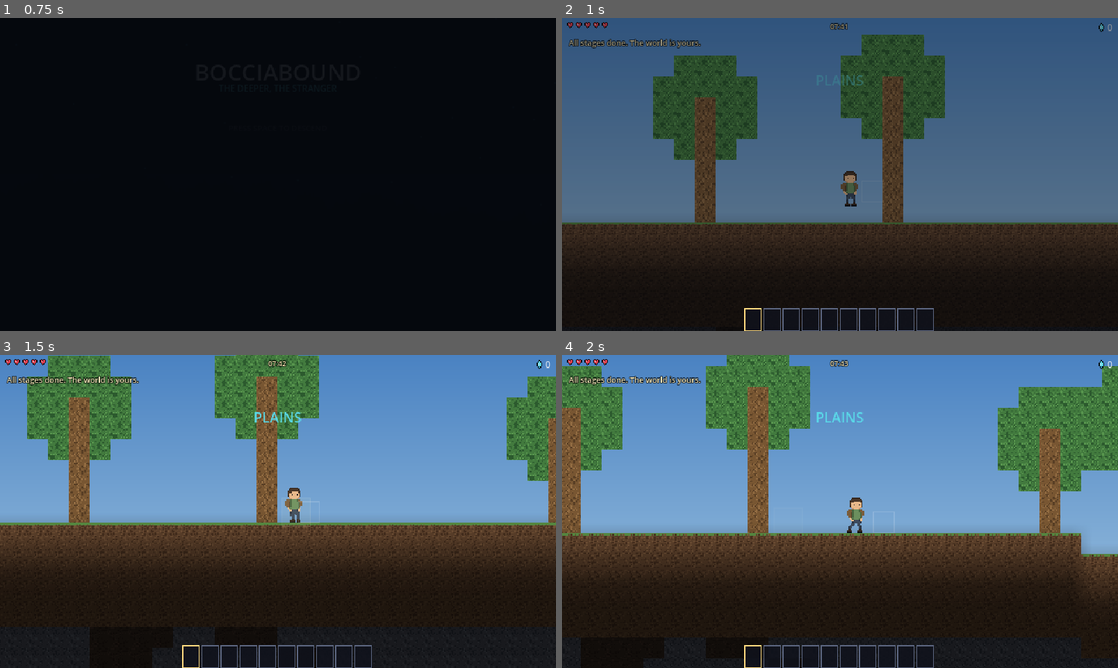
Above: before the commit, frames 1-4 (two rows, left to right).
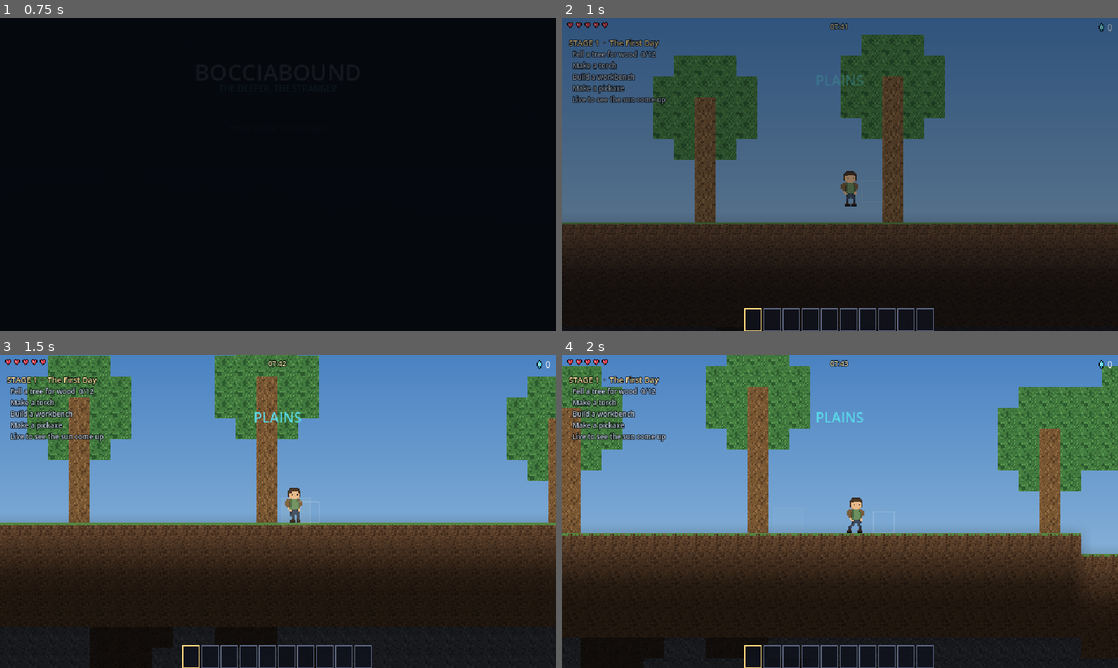
Above: after the commit, the same moments.

Repository: vinceovereem/abyssbound
Game: Godot game, scene res://scenes/main.tscn
The game is run twice, just before and just after one commit, with the same random seed, the same clock (stepped at 60 frames per second) and the same inputs.
Inputs (mouse positions are in pixels of both pictures, inside the frame that each line leads up to):
- Up to frame 1 (0.75 s): tap Space (jump) at 0.5 s; move the mouse to (400, 158) at 0.52 s; hold D (move_right) from 0.53 s (still down); hold G (place) from 0.53 s (still down); click (400, 158) at 0.67 s
- Up to frame 2 (1 s): keep holding D (move_right); keep holding G (place); tap Space (jump) at 0.77 s
- Up to frame 3 (1.5 s): keep holding D (move_right); move the mouse to (166, 527) at 1.27 s; release G (place) at 1.28 s; tap X (attack) at 1.35 s
- Up to frame 4 (2 s): keep holding D (move_right); tap Space (jump) at 1.52 s; tap G (place) at 1.55 s

Frame 1 is identical in both runs. In frame 2, 1.5% of the frame differs, in the area x 1-25%, y 6-28%; in frame 3, 1.5%; in frame 4, 1.5%.

Commit message:
put the Abyss back, as a hub rather than a corridor
Taking it out was right about the symptom and wrong about the cause. The
problem was never that a chasm existed, it was that it was the only
interesting place to go. Now that the caves stand on their own, the two
work on each other: cave systems open onto the chasm wall at every
depth, so the Abyss is somewhere the underground leads rather than
somewhere you are funnelled. Forty six openings down one side, checked.

It widens as it falls, wanders rather than dropping straight, carries a
lip of harder rock along its wall so the edge reads as an edge, and
keeps rock behind it below the rim so the mouth does not read as a cliff
over open sky. That last one was a real bug the first time round.

The rim can be stood on, which is where Beiral goes and what the concept
sheet is a picture of.

Also fixes an autoload ordering bug a screenshot found: Ui loaded before
Goals, so the HUD asked an empty stage list whether the game was
finished and was told yes. A brand new world announced "All stages
done". Ui now loads after what it reads, and an empty list is no longer
treated as a finished one.

207 world checks, 39 smoke, 6 start, 18 play.

Co-Authored-By: Claude Opus 5 (1M context) <noreply@anthropic.com>

Diff:
--- a/project.godot
+++ b/project.godot
@@ -20,9 +20,9 @@
 [autoload]
 
 Game="*res://scripts/game.gd"
-Ui="*res://scenes/ui/hud.tscn"
 DayClock="*res://scripts/clock.gd"
 Goals="*res://scripts/objectives.gd"
+Ui="*res://scenes/ui/hud.tscn"
 
 [display]
 
--- a/scripts/objectives.gd
+++ b/scripts/objectives.gd
@@ -60,8 +60,11 @@
 	return str(current().get("blurb", ""))
 
 
+## An empty list means the data has not loaded, not that the game is over.
+## The HUD used to ask this before the autoload had read its file and was told
+## every stage was done, in a brand new world.
 func all_finished() -> bool:
-	return stage >= stages.size()
+	return not stages.is_empty() and stage >= stages.size()
 
 
 ## The objectives of the stage you are on, finished ones included so the list
--- a/scripts/world/world_gen.gd
+++ b/scripts/world/world_gen.gd
@@ -21,6 +21,19 @@
 const CAVERN_TOP := 200
 ## Darker, harder rock. Depth for its own sake, not a separate place.
 const DEEP_TOP := 460
+
+## The Abyss itself: one enormous chasm through the middle of the world.
+##
+## It came out once, because when it was the *only* interesting place to go the
+## rest of the underground was just rock you tunnelled through. It is back now
+## that the caves stand on their own, and the two work on each other: cave
+## systems open onto the chasm wall at every depth, so it is a hub rather than
+## a corridor, and the rim is somewhere to stand and look down.
+const ABYSS_CENTRE := 1000
+const ABYSS_RIM := 118
+## Half width at the rim, and how much wider it gets per tile of depth.
+const ABYSS_MOUTH := 15
+const ABYSS_FLARE := 0.030
 const SKY_ISLAND_X0 := 1100
 const SKY_ISLAND_X1 := 1450
 
@@ -48,6 +61,7 @@
 var _copper := FastNoiseLite.new()
 var _iron := FastNoiseLite.new()
 var _cross := FastNoiseLite.new()
+var _chasm := FastNoiseLite.new()
 var _island := FastNoiseLite.new()
 
 # Tile ids, resolved once so the inner loops compare integers.
@@ -97,6 +111,7 @@
 	_setup(_copper, 3, FastNoiseLite.TYPE_SIMPLEX, 0.090, 1)
 	_setup(_iron, 4, FastNoiseLite.TYPE_SIMPLEX, 0.090, 1)
 	_setup(_cross, 5, FastNoiseLite.TYPE_SIMPLEX, 0.021, 2)
+	_setup(_chasm, 8, FastNoiseLite.TYPE_SIMPLEX, 0.008, 2)
 	_setup(_island, 6, FastNoiseLite.TYPE_SIMPLEX, 0.035, 2)
 
 
@@ -162,6 +177,38 @@
 	return 3
 
 
+## The chasm wanders as it descends rather than falling in a straight line.
+func abyss_centre(y: int) -> int:
+	return ABYSS_CENTRE + int(round(_chasm.get_noise_1d(float(y) * 1.4) * 26.0))
+
+
+func abyss_half_width(y: int) -> int:
+	if y < ABYSS_RIM:
+		return 0
+	return ABYSS_MOUTH + int(float(y - ABYSS_RIM) * ABYSS_FLARE)
+
+
+func in_abyss(x: int, y: int) -> bool:
+	if y < ABYSS_RIM:
+		return false
+	return absi(x - abyss_centre(y)) <= abyss_half_width(y)
+
+
+## How far into the chasm's wall a tile is, in tiles. Negative means inside the
+## open air of it. Used to put a lip of harder rock along the edge.
+func abyss_wall_depth(x: int, y: int) -> int:
+	if y < ABYSS_RIM:
+		return 9999
+	return absi(x - abyss_centre(y)) - abyss_half_width(y)
+
+
+## Which Abyss layer a depth belongs to, 0 meaning not down there.
+func abyss_layer(y: int) -> int:
+	if y < ABYSS_RIM:
+		return 0
+	return 1 + mini(4, int(float(y - ABYSS_RIM) / float(HEIGHT - ABYSS_RIM) * 5.0))
+
+
 func band_name(y: int, surface: int) -> String:
 	return ["surface", "underground", "caverns", "deep"][depth_band(y, surface)]
 
@@ -229,6 +276,8 @@
 func _is_tree(x: int) -> bool:
 	var b := biome_name(x)
 	if b != "forest" and b != "plains":
+		return false
+	if in_abyss(x, surface_height(x) + 2):
 		return false
 	return _hash(x, 7) % 9 == 0
 
@@ -312,6 +361,11 @@
 	var b := biome_name(x)
 	var depth := y - h
 
+	# The chasm cuts through everything. Caves meet it at every depth, which is
+	# what makes it a hub instead of a corridor.
+	if in_abyss(x, y):
+		return AIR
+
 	# Caves you explore rather than rock you tunnel through.
 	#
 	# Three things overlapping: winding tunnels that widen with depth, big
@@ -333,6 +387,10 @@
 
 		if depth > 16 and absf(_cross.get_noise_2d(float(x) * 0.7, float(y) * 2.2)) < 0.05:
 			return AIR
+
+	# A lip of harder rock along the chasm wall, so the edge reads as an edge.
+	if abyss_wall_depth(x, y) <= 2:
+		return ABYSS
 
 	if y >= DEEP_TOP:
 		return ABYSS
@@ -386,6 +444,11 @@
 
 
 func _wall_at(x: int, y: int, h: int, fg: int) -> int:
+	# The chasm keeps rock behind it below the rim. Leaving it empty lets the
+	# sky show through and the mouth reads as a cliff over open air instead of
+	# a hole in the ground; that was a real bug once.
+	if in_abyss(x, y):
+		return 0 if y <= ABYSS_RIM + 3 else STONE_WALL
 	if y <= h:
 		return 0
 	if y >= DEEP_TOP:
--- a/tests/world_test.gd
+++ b/tests/world_test.gd
@@ -210,7 +210,52 @@
 	_ok("the deep rock is its own stone", other == 0 and deep_rock > 40,
 		"%d deep, %d other" % [deep_rock, other])
 
-	_ok("there is no chasm any more", not store.gen.has_method("in_shaft"))
+	# The Abyss came back, but only on the condition that it is a hub and not a
+	# corridor. These check the condition, not just that a hole exists.
+	var blocked := 0
+	for y in range(WorldGen.ABYSS_RIM + 10, WorldGen.HEIGHT, 7):
+		if store.is_solid(store.gen.abyss_centre(y), y):
+			blocked += 1
+	_ok("the Abyss is open from the rim to the bottom", blocked == 0,
+		"%d blocked samples" % blocked)
+
+	_ok("it widens as it goes down",
+		store.gen.abyss_half_width(WorldGen.HEIGHT - 40)
+			> store.gen.abyss_half_width(WorldGen.ABYSS_RIM + 10) * 2,
+		"%d at the rim, %d at the bottom" % [
+			store.gen.abyss_half_width(WorldGen.ABYSS_RIM + 10),
+			store.gen.abyss_half_width(WorldGen.HEIGHT - 40)])
+
+	var walled := 0
+	var sampled := 0
+	for y in range(WorldGen.ABYSS_RIM + 40, 760, 23):
+		sampled += 1
+		if store.get_bg(store.gen.abyss_centre(y), y) != 0:
+			walled += 1
+	_ok("it has rock behind it, not sky", walled == sampled,
+		"%d of %d" % [walled, sampled])
+
+	# The reason it is allowed back: caves open onto it, so it is somewhere the
+	# underground leads rather than the only way down.
+	var openings := 0
+	for y in range(WorldGen.ABYSS_RIM + 30, 740, 6):
+		var edge: int = store.gen.abyss_centre(y) + store.gen.abyss_half_width(y) + 4
+		if not store.is_solid(edge, y):
+			openings += 1
+	_ok("caves open onto the chasm wall", openings > 20,
+		"%d openings down one side" % openings)
+
+	# Somewhere to stand and look down, which is the shot on the concept sheet.
+	var rim_centre: int = store.gen.abyss_centre(WorldGen.ABYSS_RIM)
+	var rim: int = rim_centre - store.gen.abyss_half_width(WorldGen.ABYSS_RIM) - 3
+	var rim_ground := store.gen.surface_height(rim)
+	_ok("the rim can be stood on", store.is_solid(rim, rim_ground)
+		and not store.is_solid(rim, rim_ground - 1), "x=%d" % rim)
+	_ok("and the drop beside it is a drop",
+		not store.is_solid(store.gen.abyss_centre(rim_ground + 20), rim_ground + 20))
+
+	_ok("the Abyss has layers to name",
+		store.gen.abyss_layer(WorldGen.HEIGHT - 30) > store.gen.abyss_layer(WorldGen.ABYSS_RIM + 5))
 
 
 ## How many air tiles connect to this one. Bounded so a runaway cannot hang.
Not shown, changed: docs/design.md
